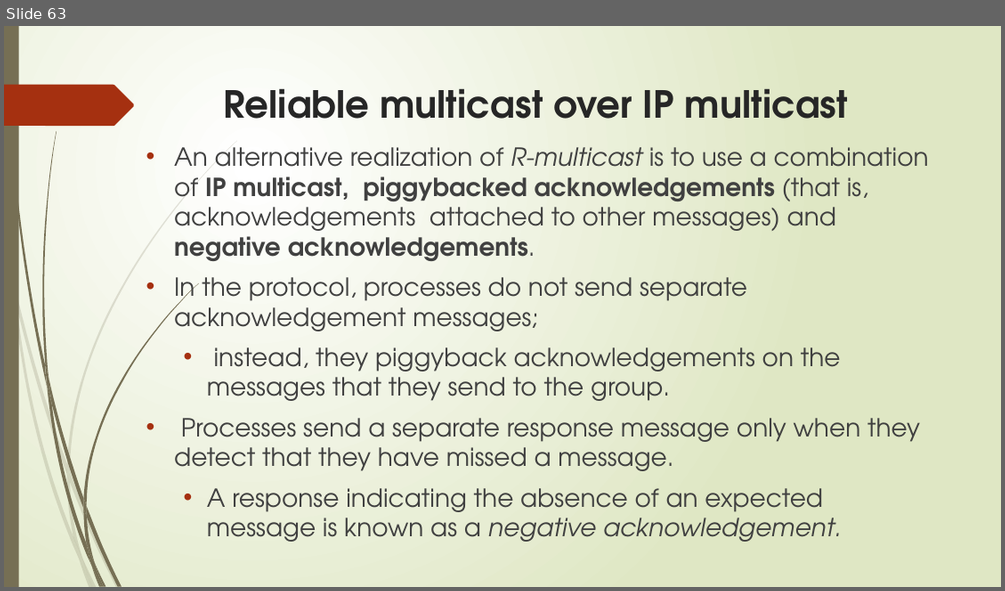
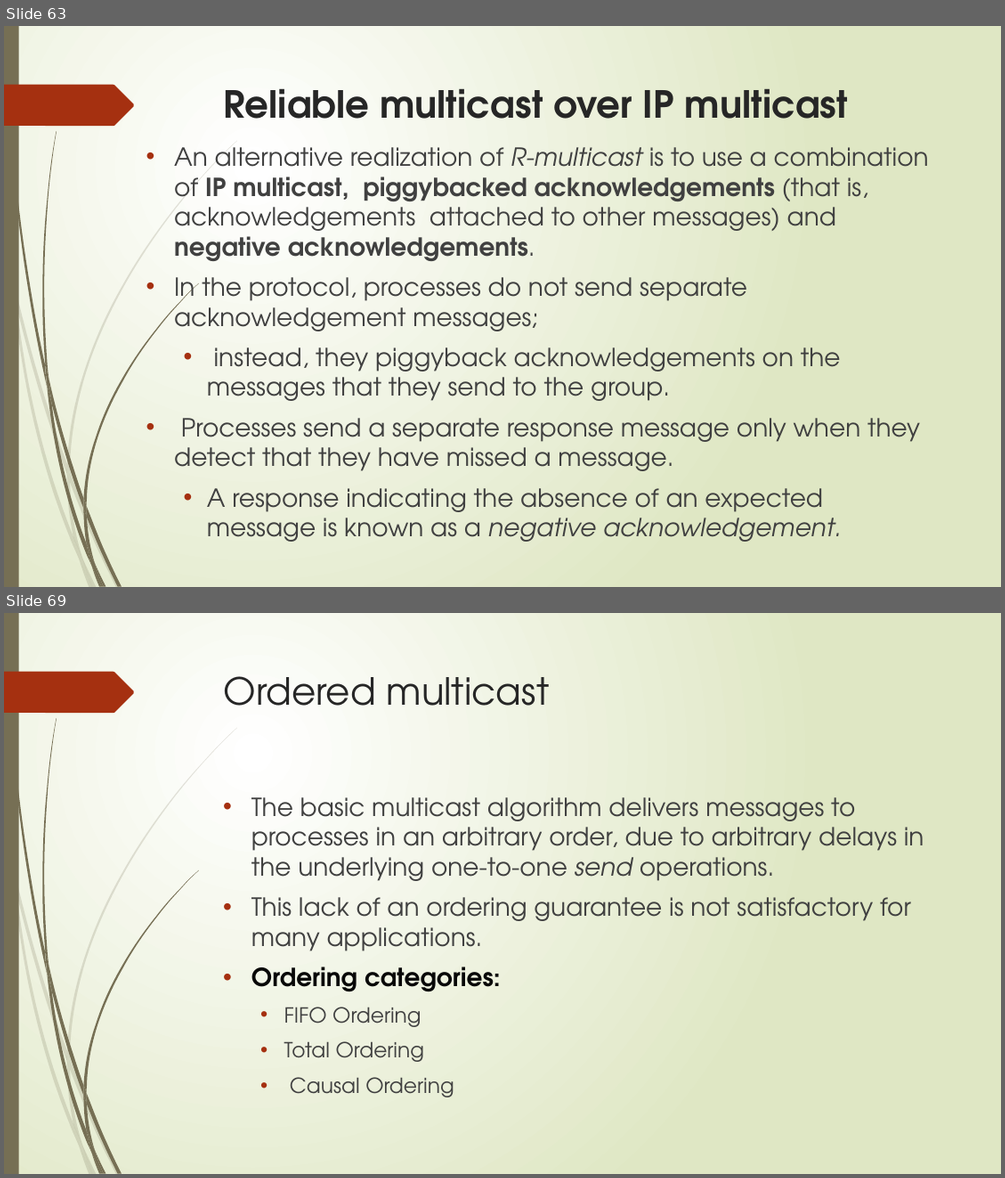
Before and after one commit to sanjayshimoga/nmit-distributed_systems, a slide deck: COORDINATION AND AGREEMENT.pptx. Shown one above the other, each under a label of ours: slide 63 before the commit, slides 63 and 69 after it; the slides between them are not shown. The pictures are 1005x591 and 1005x1178 pixels, drawn with LibreOffice and Linux fonts; fonts in the diff are those of the drawing. Boxes give left, top, right and bottom in pixels: in the first picture for what was removed or moved away, otherwise in the second. Text is boxed around its words. In the diff, an @@ line names an element or a change of style, - is before the commit and + after.

```diff
--- a/COORDINATION AND AGREEMENT.pptx
+++ b/COORDINATION AND AGREEMENT.pptx
@@ slide 69 added at box(4, 613, 1001, 1174), background gradient #FFFFFF to #DFE8C4; not listed: 24 template elements that a slide beside it also shows @@
@@ title added at box(224, 676, 550, 706), 36 pt, text #262626 @@
+Ordered multicast
@@ text added at box(251, 797, 924, 1097), 24 pt, text #404040 @@
+• The basic multicast algorithm delivers messages to processes in an arbitrary order, due to arbitrary delays in the underlying one-to-one send operations.
+• This lack of an ordering guarantee is not satisfactory for many applications.
+• Ordering categories:
+  • FIFO Ordering
+  • Total Ordering
+  • Causal Ordering
```
Also in this commit, not shown: 4 slides changed, 34 other slides added, 4 slides removed, 2 other files.
